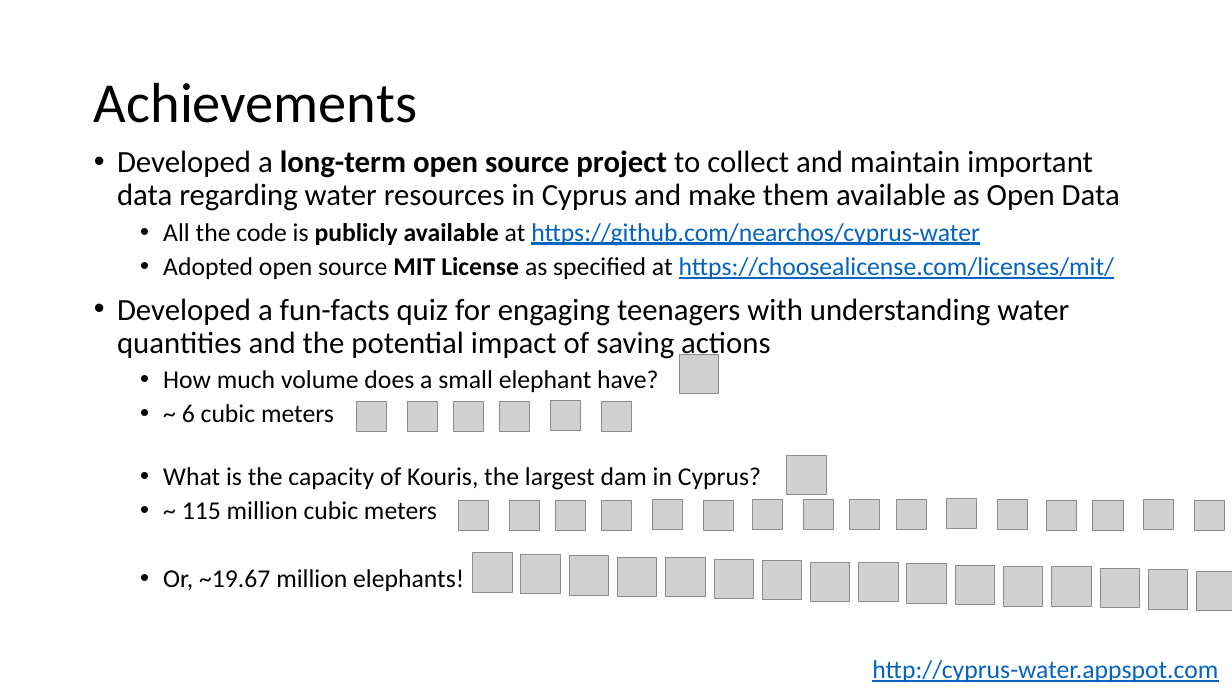
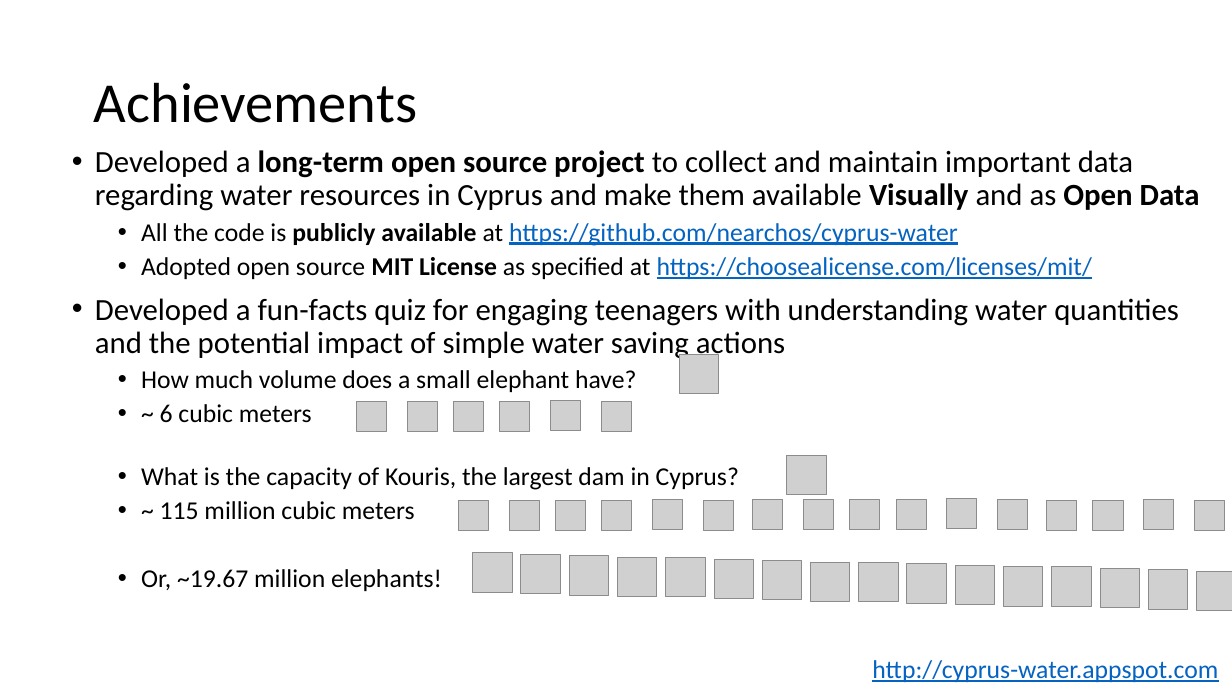
Before and after one commit to opendatahackathon2018/uclan-cy, a slide deck: slide 5 of cyprus-water.pptx. Drawn at 1232x693 pixels with LibreOffice and Linux fonts; fonts in the diff are those of the drawing; grey boxes stand for pictures. Boxes give left, top, right and bottom in pixels: in the first picture for what was removed or moved away, otherwise in the second. Text is boxed around its words. In the diff, an @@ line names an element or a change of style, - is before the commit and + after.

```diff
--- a/cyprus-water.pptx
+++ b/cyprus-water.pptx
@@ text "Developed a long-term open source ...": place and size @@
-text "Developed a long-term open source ..." at [117,150,1120,591]
+text "Developed a long-term open source ..." at [95,150,1200,591]
@@ text at [95,150,1200,211]: text changed @@
-• Developed a long-term open source project to collect and maintain important data regarding water resources in Cyprus and make them available as Open Data
+• Developed a long-term open source project to collect and maintain important data regarding water resources in Cyprus and make them available Visually and as Open Data
@@ text at [95,298,1179,361]: text changed @@
-• Developed a fun-facts quiz for engaging teenagers with understanding water quantities and the potential impact of saving actions
+• Developed a fun-facts quiz for engaging teenagers with understanding water quantities and the potential impact of simple water saving actions
```
Also in this commit, not shown: 1 slide added, 2 other files.
